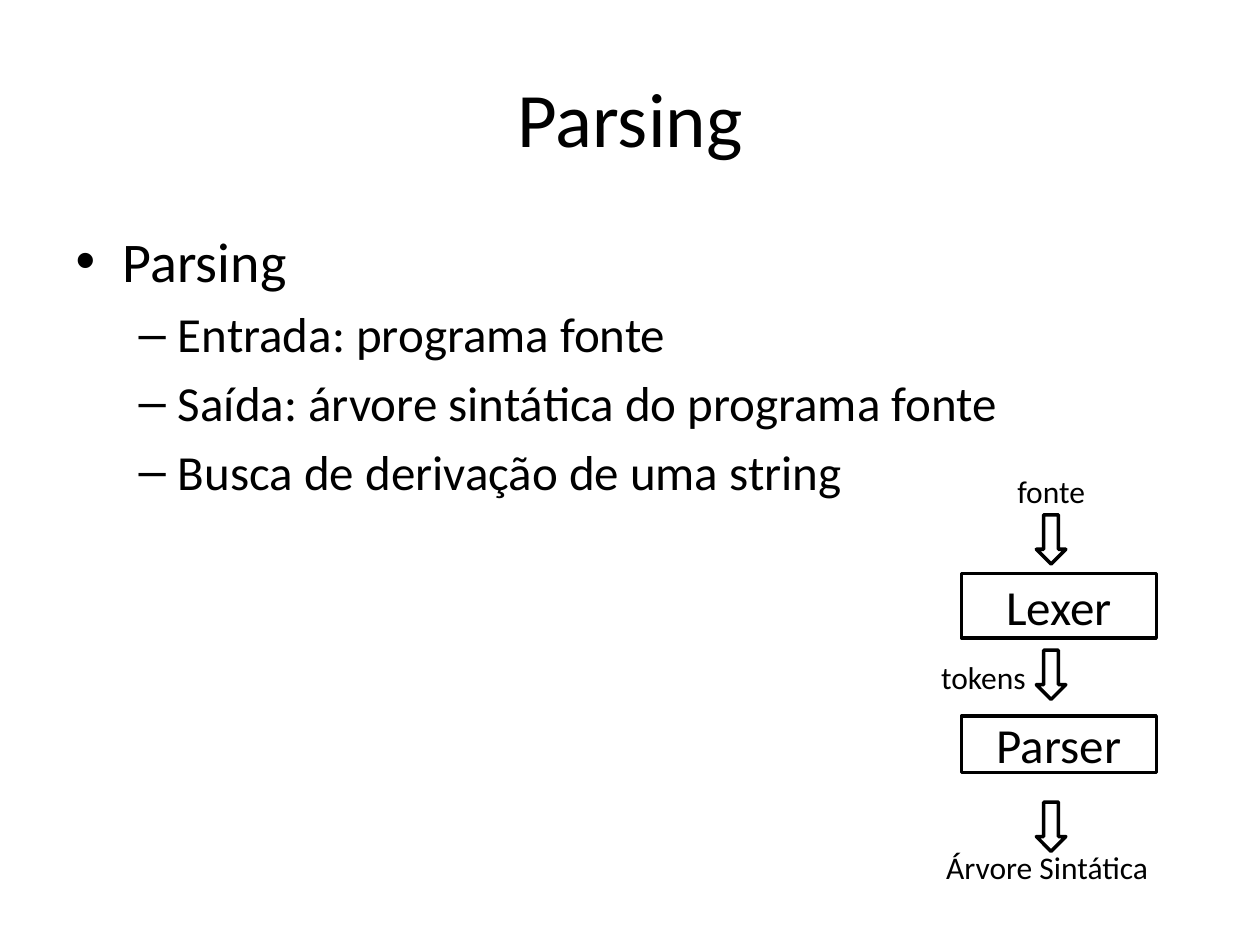
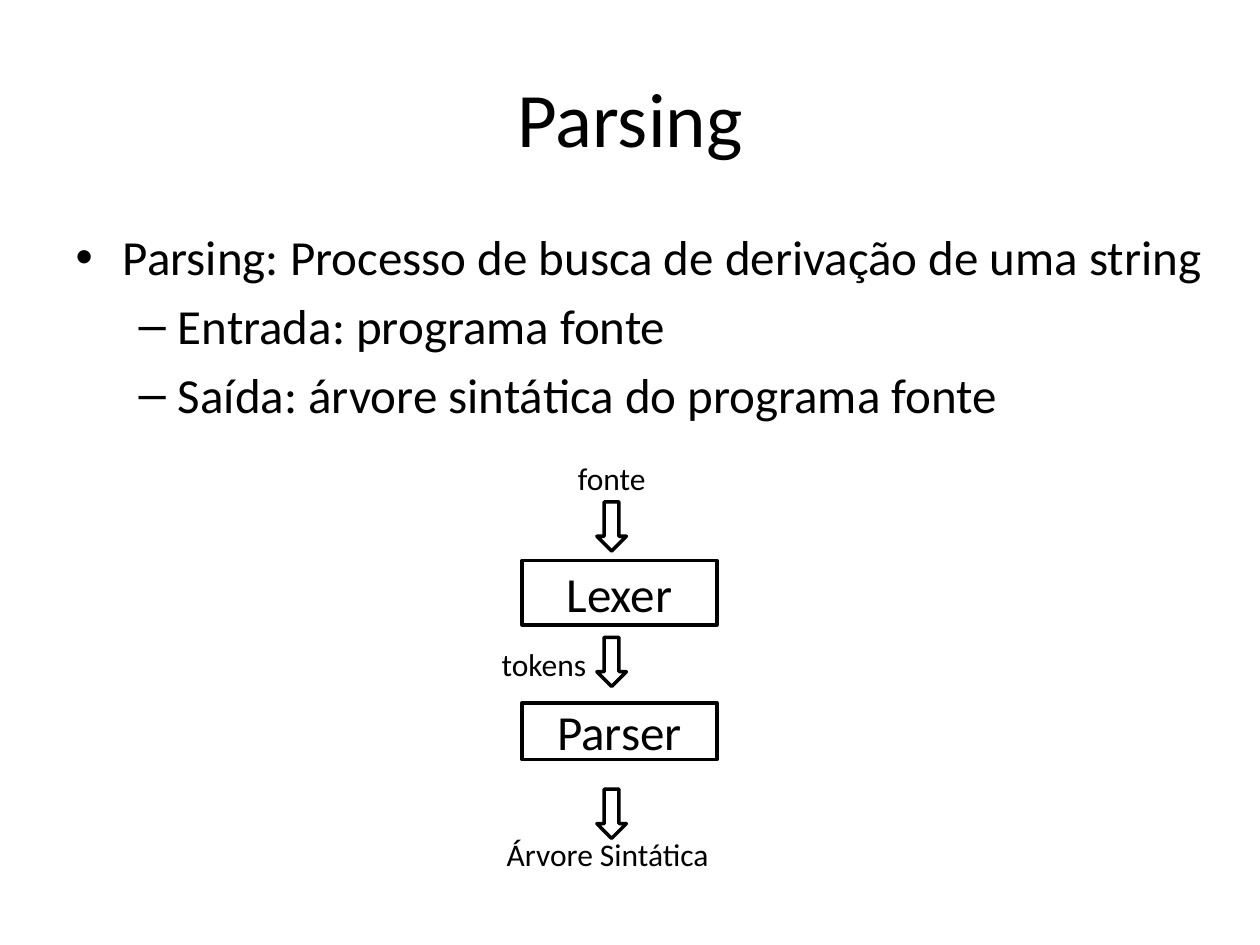
Before and after one commit to damorim/compilers-cin, a slide deck: slide 20 of slides-aulas/conceitos-basicos.pptx (slide 19 before the commit). Drawn at 1260x945 pixels with LibreOffice and Linux fonts; fonts in the diff are those of the drawing. Boxes give left, top, right and bottom in pixels: in the first picture for what was removed or moved away, otherwise in the second. Text is boxed around its words. In the diff, an @@ line names an element or a change of style, - is before the commit and + after.

```diff
--- a/slides-aulas/conceitos-basicos.pptx
+++ b/slides-aulas/conceitos-basicos.pptx
@@ text at box(123, 241, 1201, 284): text changed; size 32 to 28 pt @@
-• Parsing
+  • Parsing: Processo de busca de derivação de uma string
@@ text at box(178, 456, 842, 499): paragraph removed @@
-  – Busca de derivação de uma string
@@ 2 texts, 2 down arrows, 1 rectangle: place and size @@
-2 texts, 2 down arrows, 1 rectangle at box(946, 481, 1157, 880)
+2 texts, 2 down arrows, 1 rectangle at box(507, 468, 717, 867)
@@ 1 text, 1 rectangle, 1 down arrow: place and size @@
-1 text, 1 rectangle, 1 down arrow at box(941, 573, 1157, 699)
+1 text, 1 rectangle, 1 down arrow at box(502, 561, 717, 687)
```
Also in this commit, not shown: 5 other slides changed, 1 slide added, 1 other file.
